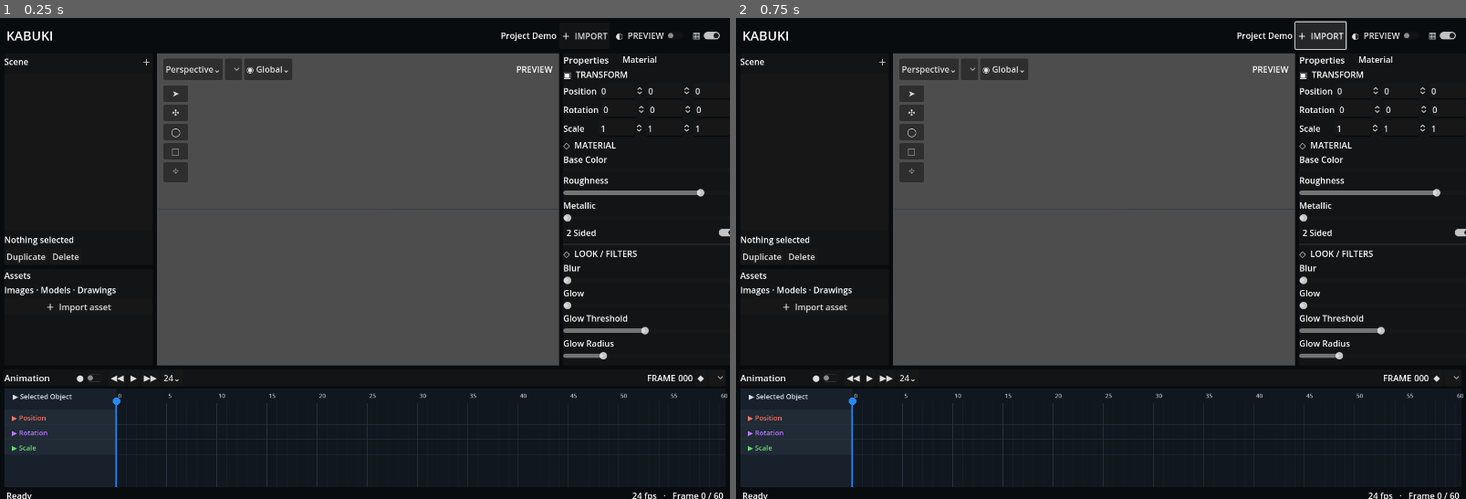
Above: before the commit, frames 1-2 (left to right).
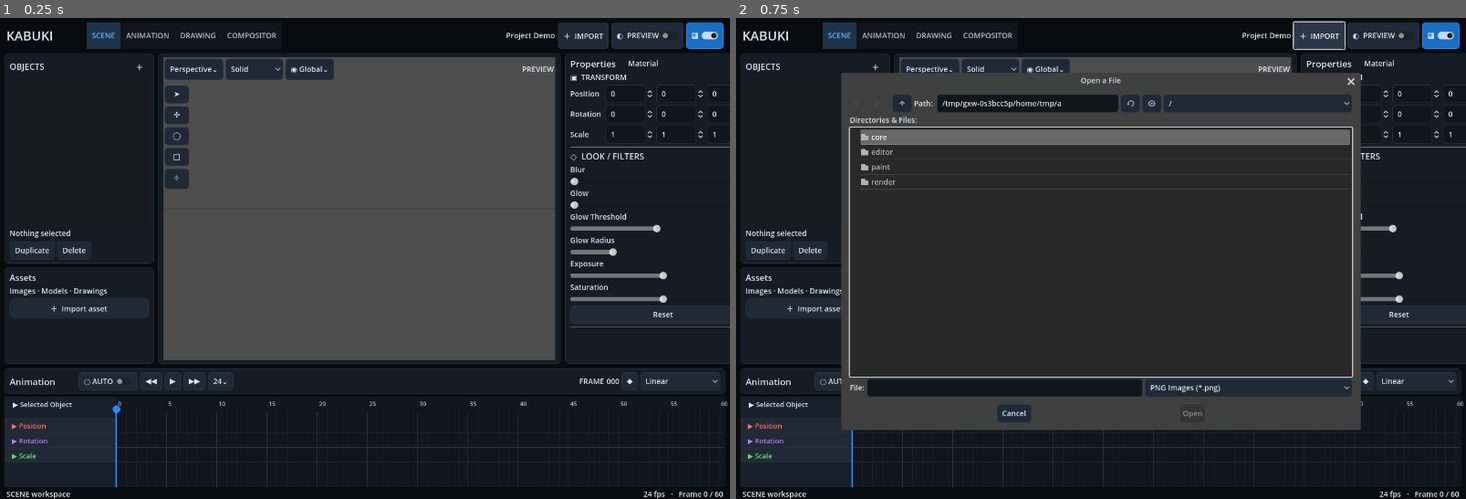
Above: after the commit, the same moments.

Repository: Onnevan/Kabuki
Game: Godot game, scene res://editor/main.tscn
Two runs of this game, one before a commit and one after it. Both use one fixed random seed, a clock stepped at 60 frames per second and the inputs below.
Inputs:
- Up to frame 1 (0.25 s): no input
- Up to frame 2 (0.75 s): click "＋ IMPORT" at 0.5 s

The runs differ from the first frame. In frame 1, 12% of the frame differs, in the area x 0-100%, y 0-100%; in frame 2, 47%.
Error before the commit: Parse Error: Cannot infer the type of "viewport_rect" variable because the value doesn't have a set type. (res://editor/main.gd:879)

Commit message:
Type bitmap projection variables explicitly

Diff:
--- a/editor/main.gd
+++ b/editor/main.gd
@@ -876,9 +876,9 @@
 	# DrawingCanvas uses editor-global coordinates, while Camera3D projection
 	# expects coordinates local to the SubViewport. Convert the four bitmap
 	# corners into viewport space before intersecting the reference canvas.
-	var viewport_rect := %ViewportContainer.get_global_rect()
-	var canvas_rect := %DrawingCanvas.get_global_rect()
-	var global_corners := [
+	var viewport_rect: Rect2 = %ViewportContainer.get_global_rect()
+	var canvas_rect: Rect2 = %DrawingCanvas.get_global_rect()
+	var global_corners: Array[Vector2] = [
 		canvas_rect.position,
 		Vector2(canvas_rect.end.x, canvas_rect.position.y),
 		canvas_rect.end,
@@ -886,7 +886,7 @@
 	]
 	for global_corner in global_corners:
 		var viewport_corner: Vector2 = global_corner - viewport_rect.position
-		var world_corner := _ray_to_drawing_plane(viewport_corner, active_drawing_group)
+		var world_corner: Vector3 = _ray_to_drawing_plane(viewport_corner, active_drawing_group)
 		local_corners.append(active_drawing_group.to_local(world_corner))
 	runtime.setup_bitmap(obj, image, local_corners)
 	runtime_objects.append(runtime)
